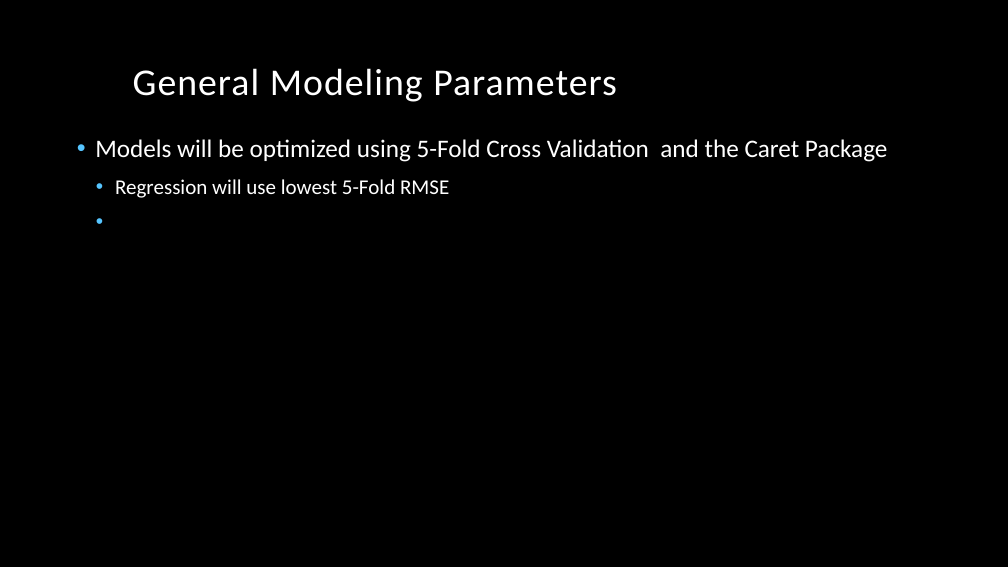
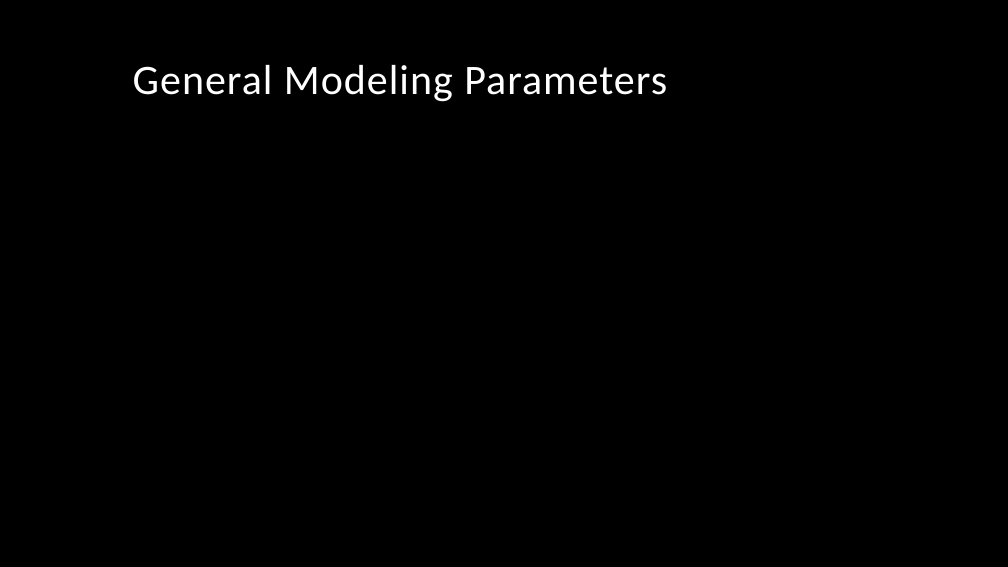
Before and after one commit to Nashavi/Rossman-Sales-Predition, a slide deck: slide 17 of Rossman Project.pptx (slide 16 before the commit). Drawn at 1008x567 pixels with LibreOffice and Linux fonts; fonts in the diff are those of the drawing; background and template pictures are left out. Boxes give left, top, right and bottom in pixels: in the first picture for what was removed or moved away, otherwise in the second. Text is boxed around its words. In the diff, an @@ line names an element or a change of style, - is before the commit and + after.

```diff
--- a/Rossman Project.pptx
+++ b/Rossman Project.pptx
@@ title "General Modeling Parameters" at box(133, 65, 667, 102): size 36 to 40 pt @@
@@ text removed at box(95, 139, 887, 198) @@
-• Models will be optimized using 5-Fold Cross Validation and the Caret Package
-  • Regression will use lowest 5-Fold RMSE
```
Also in this commit, not shown: 3 other slides changed, 2 slides added, 1 slide removed.
